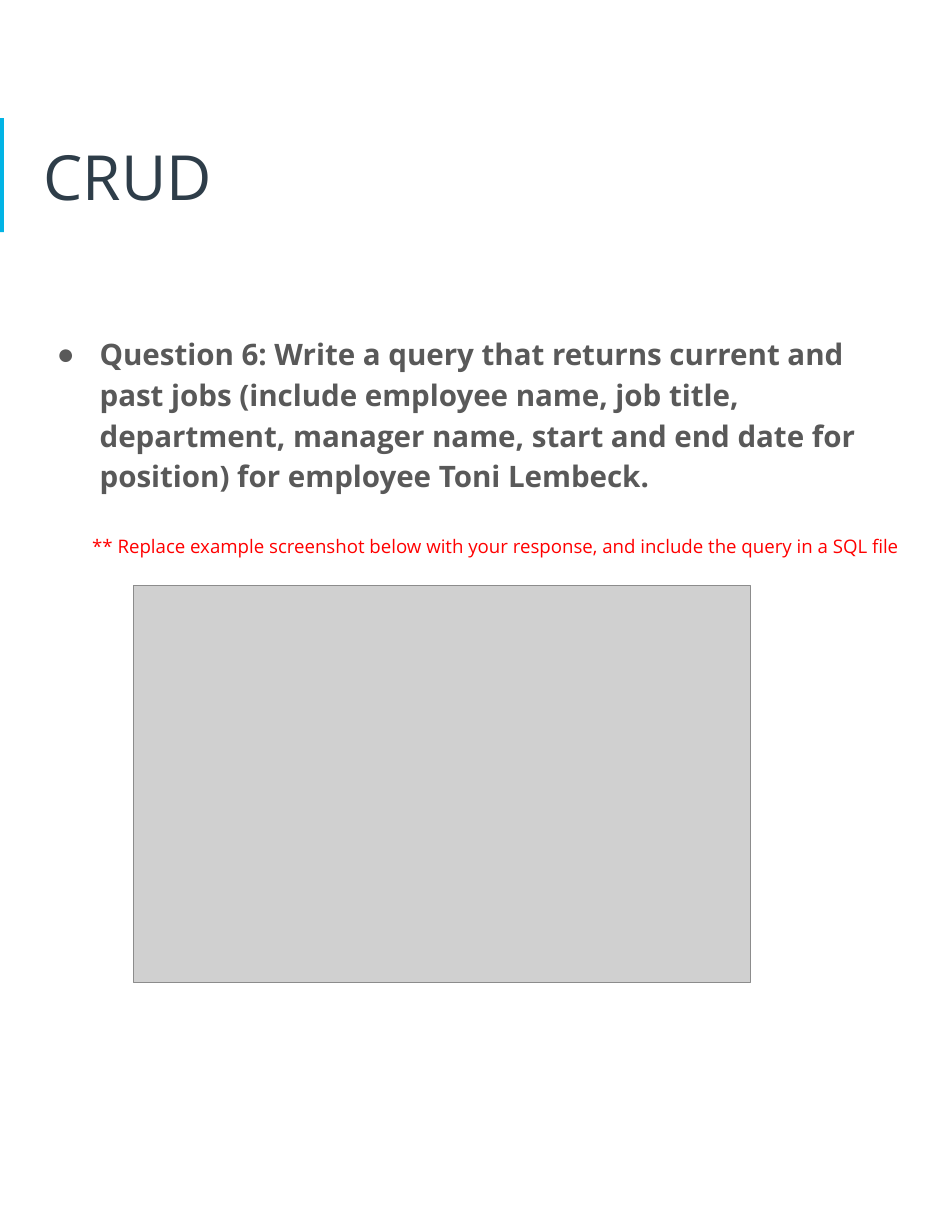
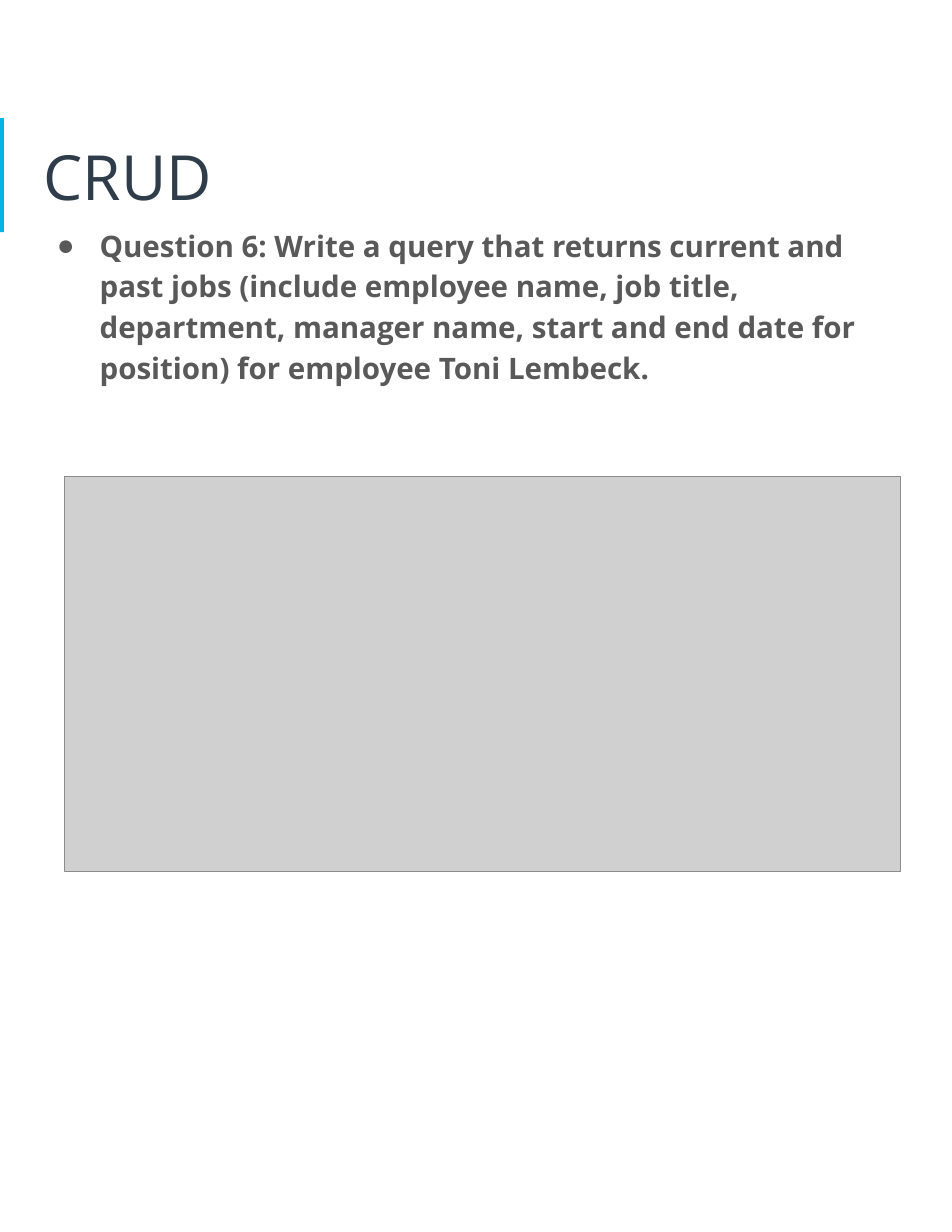
Before and after one commit to SwimLane2/udacity-ai-masters, a slide deck: slide 24 of Modules/03-Data-Architect/projects/Project 1 - Human Resources Database Design/report/HR_Database_Design_Project_Arjun_Avalakki_Mohan.pptx. Drawn at 952x1232 pixels with LibreOffice and Linux fonts; fonts in the diff are those of the drawing; grey boxes stand for pictures. Boxes give left, top, right and bottom in pixels: in the first picture for what was removed or moved away, otherwise in the second. Text is boxed around its words. In the diff, an @@ line names an element or a change of style, - is before the commit and + after.

```diff
--- a/Modules/03-Data-Architect/projects/Project 1 - Human Resources Database Design/report/HR_Database_Design_Project_Arjun_Avalakki_Mohan.pptx
+++ b/Modules/03-Data-Architect/projects/Project 1 - Human Resources Database Design/report/HR_Database_Design_Project_Arjun_Avalakki_Mohan.pptx
@@ text "Question 6: Write a query ...": place and size @@
-text "Question 6: Write a query ..." at box(100, 342, 898, 558)
+text "Question 6: Write a query ..." at box(100, 234, 855, 386)
@@ picture added at box(65, 476, 900, 871) @@
@@ text at box(118, 538, 898, 558): paragraph removed @@
-** Replace example screenshot below with your response, and include the query in a SQL file
@@ picture removed at box(133, 586, 750, 983) @@
```
Also in this commit, not shown: 8 other slides changed, 2 other files.
